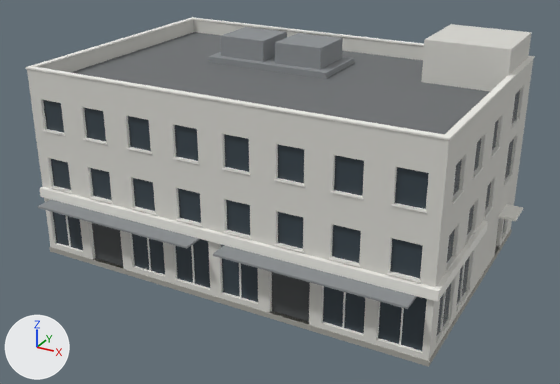
One commit to the glTF model src/Borough.Godot/assets/test-street/m1-corner.glb: the scene before it, then after it.
Rendered twice from a 50 mm lens placed at (20.6, -38.2, 22.4), pointed at (0.5, -1.6, 4.1). The axes (+X, +Y, +Z) are drawn at lower left. The lights are the same throughout. The picture after the commit comes second. Vertices at exactly the same position are counted once.

Objects in the first picture: 'm1-corner'.
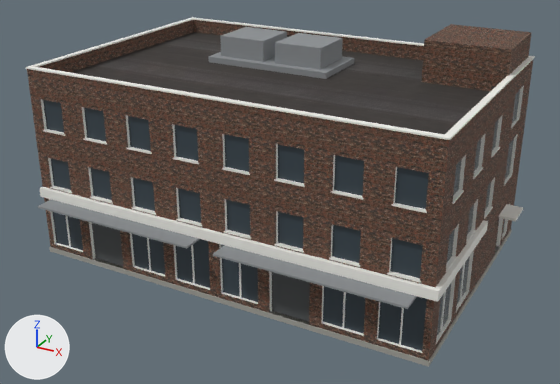
Location of each change, (x1, y1, x2, y2) in pixels of the pictures (560 x 384 px):
'm1-corner', recoloured, surface changed (grey to brown): (25, 17, 535, 364) in both
part 1 of me_front, recoloured (light grey to brown): (27, 20, 533, 361) in both
part 2 of me_front, recoloured (darker): (70, 32, 490, 135) in both

The change, as a list of edits to the scene's bpy script:
```text
Add img_membrane_albedo:
    img_membrane_albedo = load_image('membrane-albedo', '_unpacked/membrane-albedo', 1024, 1024, 'sRGB')
Add img_membrane_roughness:
    img_membrane_roughness = load_image('membrane-roughness', '_unpacked/membrane-roughness', 1024, 1024, 'Non-Color')
Add img_membrane_normal:
    img_membrane_normal = load_image('membrane-normal', '_unpacked/membrane-normal', 1024, 1024, 'Non-Color')
Add img_brick_wall_diffuse:
    img_brick_wall_diffuse = load_image('brick-wall-diffuse', '_unpacked/brick-wall-diffuse', 1024, 1024, 'sRGB')
Add img_brick_wall_normal:
    img_brick_wall_normal = load_image('brick-wall-normal', '_unpacked/brick-wall-normal', 2048, 2048, 'Non-Color')
Add mat_membrane_membrane:
    mat_membrane_membrane = bpy.data.materials.new('membrane-membrane')
    # uses the picture img_membrane_albedo
    # uses the picture img_membrane_normal
    # uses the picture img_membrane_roughness
Add mat_wall_brick:
    mat_wall_brick = bpy.data.materials.new('wall-brick')
    # uses the picture img_brick_wall_diffuse
    # uses the picture img_brick_wall_normal
Change me_front:
    where me_front.from_pydata(...)  # 1619 vertices, 2680 faces; spans x -12.1..13.0, y -9.3..8.3, z 0.0..12.9
    used by ob_m1_corner; location = (0.0, 0.0, 0.0)
    me_front part 1: all 1200 faces that had it switch from mat_wall (light grey #d9d8d2) to mat_wall_brick
    me_front part 2: all 12 faces that had it switch from mat_membrane (grey #6f7274) to mat_membrane_membrane
    me_front part 3: texture (UV) coordinates changed
```
